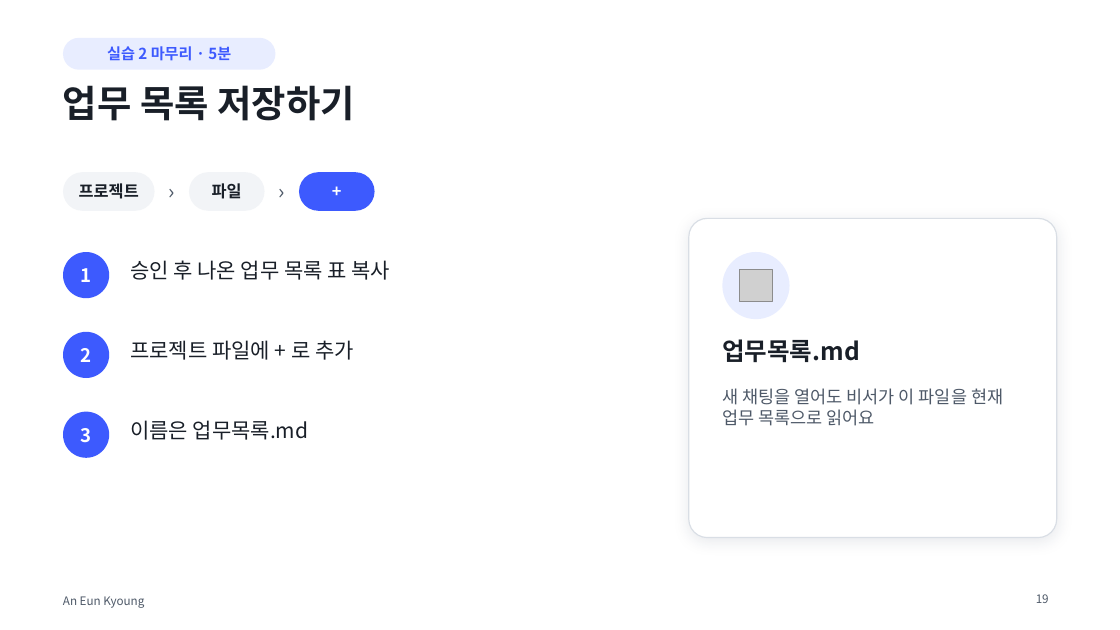
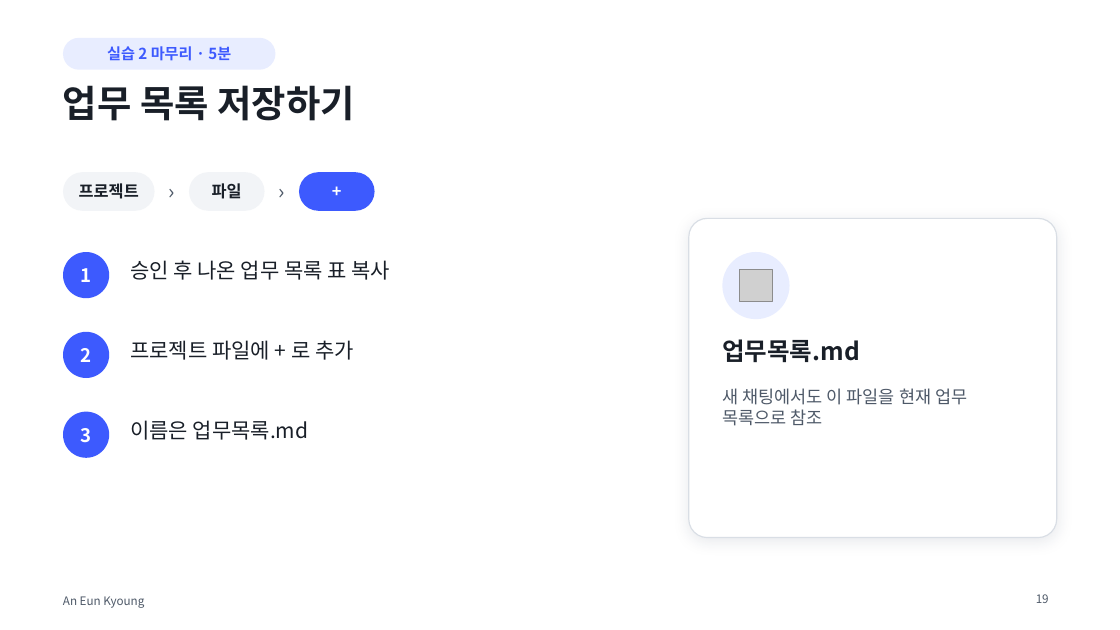
Before and after one commit to eunkyoungAn/-, a slide deck: slide 19 of output/업무정리비서-강의/나만의_업무정리비서_만들기.pptx. Drawn at 1120x630 pixels with LibreOffice and Linux fonts; fonts in the diff are those of the drawing; grey boxes stand for pictures. Boxes give left, top, right and bottom in pixels: in the first picture for what was removed or moved away, otherwise in the second. Text is boxed around its words. In the diff, an @@ line names an element or a change of style, - is before the commit and + after.

```diff
--- a/output/업무정리비서-강의/나만의_업무정리비서_만들기.pptx
+++ b/output/업무정리비서-강의/나만의_업무정리비서_만들기.pptx
@@ text at (722,388,967,426): text changed @@
-새 채팅을 열어도 비서가 이 파일을 현재 업무 목록으로 읽어요
+새 채팅에서도 이 파일을 현재 업무 목록으로 참조
```
Also in this commit, not shown: 15 other slides changed, 2 slides added, 2 slides removed, 4 other files.
